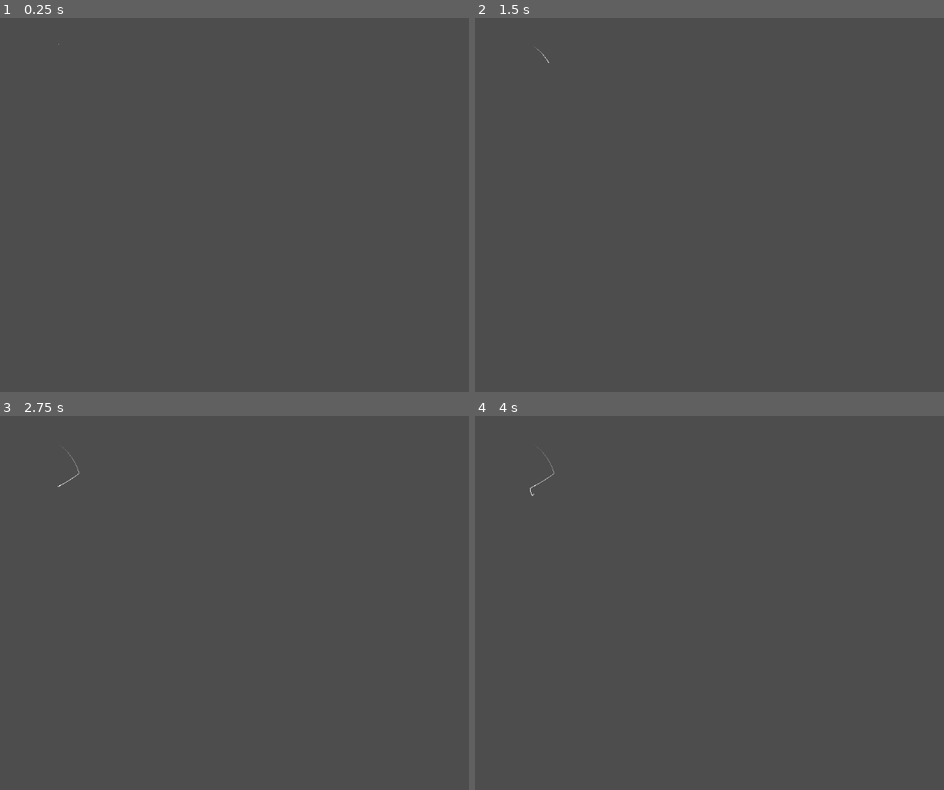
Above: before the commit, frames 1-4 (two rows, left to right).
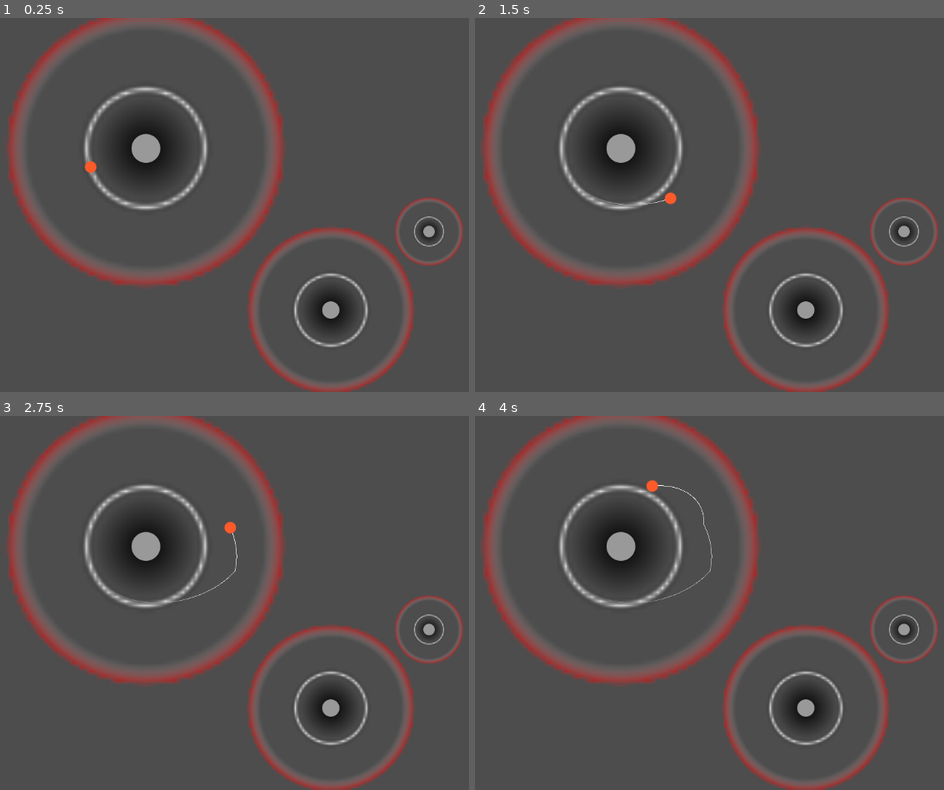
Above: after the commit, the same moments.

Repository: CrankGameDev/StuckInALoopGameJam
Game: Godot game, scene res://scene.tscn
Two runs of this game, one before a commit and one after it. Both use one fixed random seed, a clock stepped at 60 frames per second and the inputs below.
Inputs (mouse positions are in pixels of both pictures, inside the frame that each line leads up to):
- Up to frame 1 (0.25 s): no input
- Up to frame 2 (1.5 s): tap Enter (ui_accept) at 0.5, 0.77, 0.8, 1.07, 1.35 s; move the mouse to (outside the picture) at 0.52 s; press the mouse at (outside the picture) at 0.53 s; hold Right (ui_right) from 0.53 s (still down); move the mouse to (671, 223) at 1.27 s; release the mouse at (671, 223) at 1.28 s
- Up to frame 3 (2.75 s): tap Enter (ui_accept) at 1.52, 1.82, 2.3 s; click (196, 621) at 1.55 s; move the mouse to (398, 520) at 2.02 s; release Right (ui_right) at 2.03 s; press the mouse at (398, 520) at 2.03 s; hold Left (ui_left) from 2.03 s (still down)
- Up to frame 4 (4 s): tap Enter (ui_accept) at 2.75, 3.02, 3.32, 3.5, 3.6, 3.77 s; move the mouse to (775, 677) at 2.77 s; release Left (ui_left) at 2.78 s; release the mouse at (775, 677) at 2.78 s; hold Right (ui_right) from 2.78 s (still down); click (775, 677) at 2.85 s; move the mouse to (outside the picture) at 3.52 s

The runs differ from the first frame. In frame 1, 15% of the frame differs, in the area x 1-99%, y 0-100%; in frame 2, 15%; in frame 3, 16%; in frame 4, 16%.

Commit message:
physics changes

Diff:
--- a/character_body_2d.gd
+++ b/character_body_2d.gd
@@ -5,26 +5,44 @@
 const JUMP_VELOCITY = -20.0
 var closestPlanet : Node
 var x_vel : float = 0
+var y_vel : float = 0
+
+
+func _ready() -> void:
+	set_motion_mode(CharacterBody2D.MOTION_MODE_FLOATING)
+	velocity.y = 135
+
 
 func _physics_process(delta: float) -> void:
 	# Add the gravity.
-	if not is_on_floor():
+	if not is_on_wall():
 		#velocity += get_gravity() * delta
 		#print($Area2D.get_overlapping_areas())
 		var a = $Area2D.get_overlapping_areas()
 		var closeDist: float = 99999
 		for i in a.size():
 			#print(a[i])
-			var b = global_position.distance_to(a[i].global_position)
+			var pull = a[i].get_parent().pull
+			var size = a[i].get_parent().size
+			var gravity = a[i].get_parent().gravity
+			var planetPos = a[i].global_position
+
+			var b = global_position.distance_to(planetPos)
 			if b < closeDist:
 				closeDist = b
 				closestPlanet = a[i].get_parent()
-			print(b)
-			print(b-a[i].get_parent().size)
-			var c = global_position.direction_to(a[i].global_position)
-			print(c)
-			velocity += c*Vector2(b-a[i].get_parent().size,b-a[i].get_parent().size) * delta
-			print(c*Vector2(b-a[i].get_parent().size,b-a[i].get_parent().size))
+			#print(b)
+			#print(b-a[i].get_parent().size)
+			var c = global_position.direction_to(planetPos)
+			#print(c)
+			var d = size + (gravity*pull*size*5)
+			print(d-b)
+			var e = d-(b/pull)
+			if e < 0:
+				e = 0.1
+			velocity += c*Vector2(e,e) * delta
+			#print(c*Vector2(b-a[i].get_parent().size,b-a[i].get_parent().size))
+			#print(c*Vector2(d-a[i].get_parent().size,d-a[i].get_parent().size))
 	else:
 		velocity = Vector2.ZERO
 
@@ -33,21 +51,35 @@
 	#print(rotation)
 
 	# Handle jump.
-	if Input.is_action_just_pressed("ui_accept") and is_on_floor():
+	if Input.is_action_just_pressed("ui_accept") and is_on_wall():
 		var a = global_position.direction_to(closestPlanet.global_position)
 		velocity += a * Vector2(JUMP_VELOCITY,JUMP_VELOCITY)
 		#velocity.y = JUMP_VELOCITY
 
 	# Get the input direction and handle the movement/deceleration.
 	# As good practice, you should replace UI actions with custom gameplay actions.
-	var direction := Input.get_axis("ui_left", "ui_right")
-	if direction:
-		x_vel = direction * SPEED
+	var direction_x := Input.get_axis("ui_left", "ui_right")
+	if direction_x:
+		x_vel = direction_x * SPEED
 	else:
 		x_vel = 0
 
-	velocity.x += x_vel
+	var direction_y := Input.get_axis("ui_up", "ui_down")
+	if direction_y:
+		y_vel = direction_y * SPEED
+	else:
+		y_vel = 0
+
+	var mouse = get_viewport().get_mouse_position()
+	var point = global_position.direction_to(mouse)
+	#print(point)
+	if Input.is_action_pressed("click"):
+		velocity += 50*point*delta
+
+	#velocity.x += x_vel
+	velocity += Vector2(x_vel,y_vel)
 
 	move_and_slide()
 
-	velocity.x -= x_vel
+	#velocity.x -= x_vel
+	velocity -= Vector2(x_vel,y_vel)
--- a/planet.gd
+++ b/planet.gd
@@ -6,9 +6,15 @@
 
 # Called when the node enters the scene tree for the first time.
 func _ready() -> void:
+	$CollisionShape2D.shape = $CollisionShape2D.shape.duplicate()
 	$CollisionShape2D.shape.radius = size
 	#$Panel.size = Vector2(size,size)
+	$Area2D/CollisionShape2D.shape = $Area2D/CollisionShape2D.shape.duplicate()
 	$Area2D/CollisionShape2D.shape.radius = size + (pull*size*5)
+	$TextureRect.size = Vector2($Area2D/CollisionShape2D.shape.radius*2,$Area2D/CollisionShape2D.shape.radius*2)
+	$TextureRect.position = Vector2(-$Area2D/CollisionShape2D.shape.radius,-$Area2D/CollisionShape2D.shape.radius)
+	$PlanetPanel.size = Vector2(size*2,size*2)
+	$PlanetPanel.position = Vector2(-size,-size)
 
 
 # Called every frame. 'delta' is the elapsed time since the previous frame.
--- a/planet.tscn
+++ b/planet.tscn
@@ -1,14 +1,24 @@
-[gd_scene load_steps=5 format=3 uid="uid://oaieqr0t3vh5"]
+[gd_scene load_steps=7 format=3 uid="uid://oaieqr0t3vh5"]
 
 [ext_resource type="Script" path="res://planet.gd" id="1_3mj1e"]
 
-[sub_resource type="CircleShape2D" id="CircleShape2D_rtsa7"]
+[sub_resource type="CircleShape2D" id="CircleShape2D_1qsaa"]
+
+[sub_resource type="Gradient" id="Gradient_8wd4l"]
+offsets = PackedFloat32Array(0, 0.27, 0.3, 0.33, 0.6, 0.7, 0.71)
+colors = PackedColorArray(0, 0, 0, 1, 0, 0, 0, 0, 1, 1, 1, 1, 0, 0, 0, 0, 1, 1, 1, 0, 1, 0, 0, 0.501961, 1, 0.184314, 0.184314, 0)
+
+[sub_resource type="GradientTexture2D" id="GradientTexture2D_gljdo"]
+gradient = SubResource("Gradient_8wd4l")
+fill = 1
+fill_from = Vector2(0.5, 0.5)
+fill_to = Vector2(1, 1)
 
 [sub_resource type="StyleBoxFlat" id="StyleBoxFlat_od5rt"]
-corner_radius_top_left = 10
-corner_radius_top_right = 10
-corner_radius_bottom_right = 10
-corner_radius_bottom_left = 10
+corner_radius_top_left = 1024
+corner_radius_top_right = 1024
+corner_radius_bottom_right = 1024
+corner_radius_bottom_left = 1024
 
 [sub_resource type="CircleShape2D" id="CircleShape2D_5ukuw"]
 radius = 60.0
@@ -17,10 +27,23 @@
 script = ExtResource("1_3mj1e")
 
 [node name="CollisionShape2D" type="CollisionShape2D" parent="."]
-shape = SubResource("CircleShape2D_rtsa7")
+shape = SubResource("CircleShape2D_1qsaa")
 
-[node name="Panel" type="Panel" parent="."]
-visible = false
+[node name="TextureRect" type="TextureRect" parent="."]
+anchors_preset = 8
+anchor_left = 0.5
+anchor_top = 0.5
+anchor_right = 0.5
+anchor_bottom = 0.5
+offset_left = -60.0
+offset_top = -60.0
+offset_right = 60.0
+offset_bottom = 60.0
+grow_horizontal = 2
+grow_vertical = 2
+texture = SubResource("GradientTexture2D_gljdo")
+
+[node name="PlanetPanel" type="Panel" parent="."]
 anchors_preset = 8
 anchor_left = 0.5
 anchor_top = 0.5
--- a/project.godot
+++ b/project.godot
@@ -14,3 +14,11 @@
 run/main_scene="res://scene.tscn"
 config/features=PackedStringArray("4.3", "Forward Plus")
 config/icon="res://icon.svg"
+
+[input]
+
+click={
+"deadzone": 0.5,
+"events": [Object(InputEventMouseButton,"resource_local_to_scene":false,"resource_name":"","device":-1,"window_id":0,"alt_pressed":false,"shift_pressed":false,"ctrl_pressed":false,"meta_pressed":false,"button_mask":0,"position":Vector2(0, 0),"global_position":Vector2(0, 0),"factor":1.0,"button_index":1,"canceled":false,"pressed":false,"double_click":false,"script":null)
+]
+}
--- a/scene.tscn
+++ b/scene.tscn
@@ -7,8 +7,16 @@
 [sub_resource type="Gradient" id="Gradient_rbhqo"]
 colors = PackedColorArray(1, 1, 1, 0, 1, 1, 1, 1)
 
-[sub_resource type="RectangleShape2D" id="RectangleShape2D_voio7"]
-size = Vector2(8, 16)
+[sub_resource type="StyleBoxFlat" id="StyleBoxFlat_131le"]
+bg_color = Color(1, 0.352751, 0.165173, 1)
+corner_radius_top_left = 1024
+corner_radius_top_right = 1024
+corner_radius_bottom_right = 1024
+corner_radius_bottom_left = 1024
+
+[sub_resource type="CircleShape2D" id="CircleShape2D_vwns1"]
+
+[sub_resource type="CircleShape2D" id="CircleShape2D_ytg76"]
 
 [node name="Node2D" type="Node2D"]
 script = ExtResource("1_4y4tq")
@@ -18,23 +26,33 @@
 gradient = SubResource("Gradient_rbhqo")
 
 [node name="StaticBody2D" parent="." instance=ExtResource("1_l6ocb")]
-position = Vector2(104, 91)
+position = Vector2(254, 226)
+size = 25.0
+pull = 1.75
+
+[node name="StaticBody2D2" parent="." instance=ExtResource("1_l6ocb")]
+position = Vector2(574, 506)
+size = 15.0
+pull = 1.75
+
+[node name="StaticBody2D3" parent="." instance=ExtResource("1_l6ocb")]
+position = Vector2(744, 370)
 
 [node name="CharacterBody2D" type="CharacterBody2D" parent="."]
-position = Vector2(104, 45)
+position = Vector2(153, 225)
 script = ExtResource("2_ywwuq")
 
 [node name="Panel" type="Panel" parent="CharacterBody2D"]
-visible = false
-offset_left = -4.0
-offset_top = -8.0
-offset_right = 4.0
-offset_bottom = 8.0
+offset_left = -10.0
+offset_top = -10.0
+offset_right = 10.0
+offset_bottom = 10.0
+theme_override_styles/panel = SubResource("StyleBoxFlat_131le")
 
 [node name="CollisionShape2D" type="CollisionShape2D" parent="CharacterBody2D"]
-shape = SubResource("RectangleShape2D_voio7")
+shape = SubResource("CircleShape2D_vwns1")
 
 [node name="Area2D" type="Area2D" parent="CharacterBody2D"]
 
 [node name="CollisionShape2D" type="CollisionShape2D" parent="CharacterBody2D/Area2D"]
-shape = SubResource("RectangleShape2D_voio7")
+shape = SubResource("CircleShape2D_ytg76")
Not shown: 1 places in scene.tscn that only renumber resources
